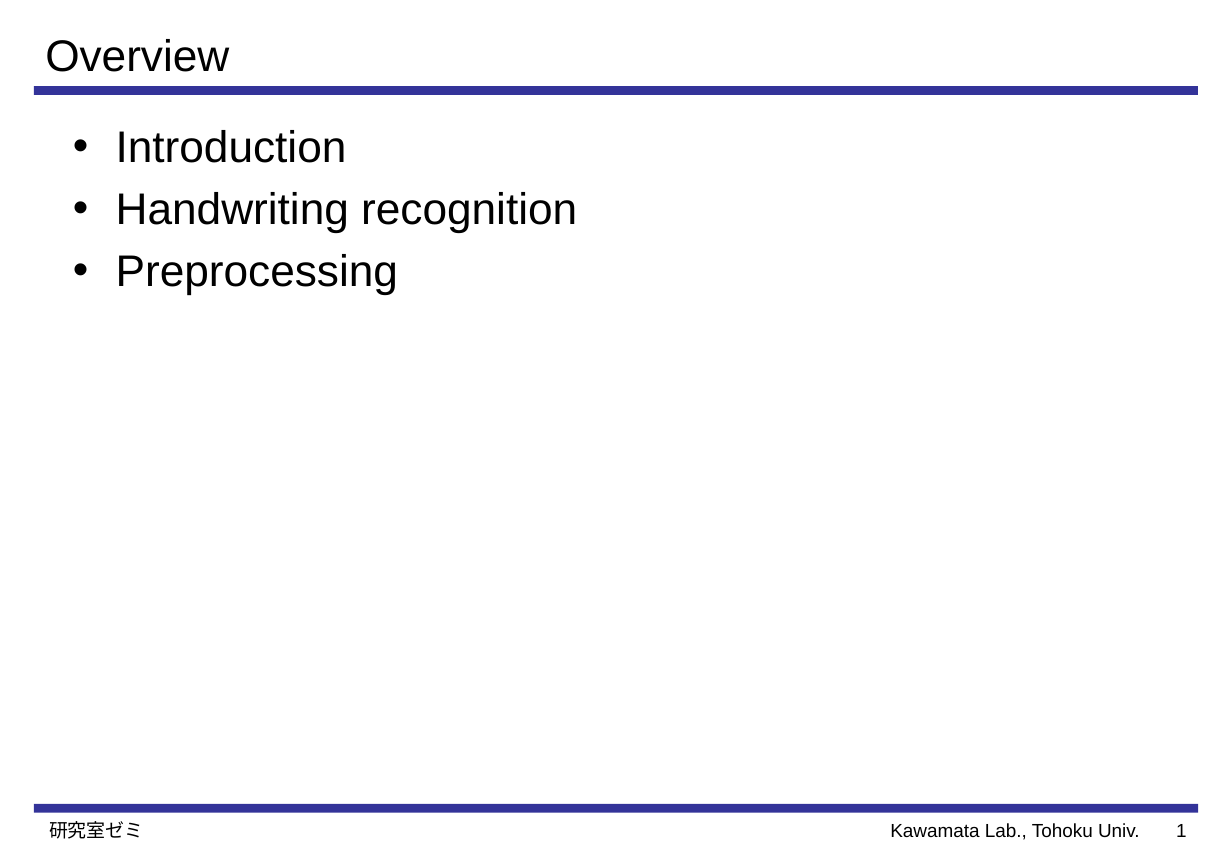
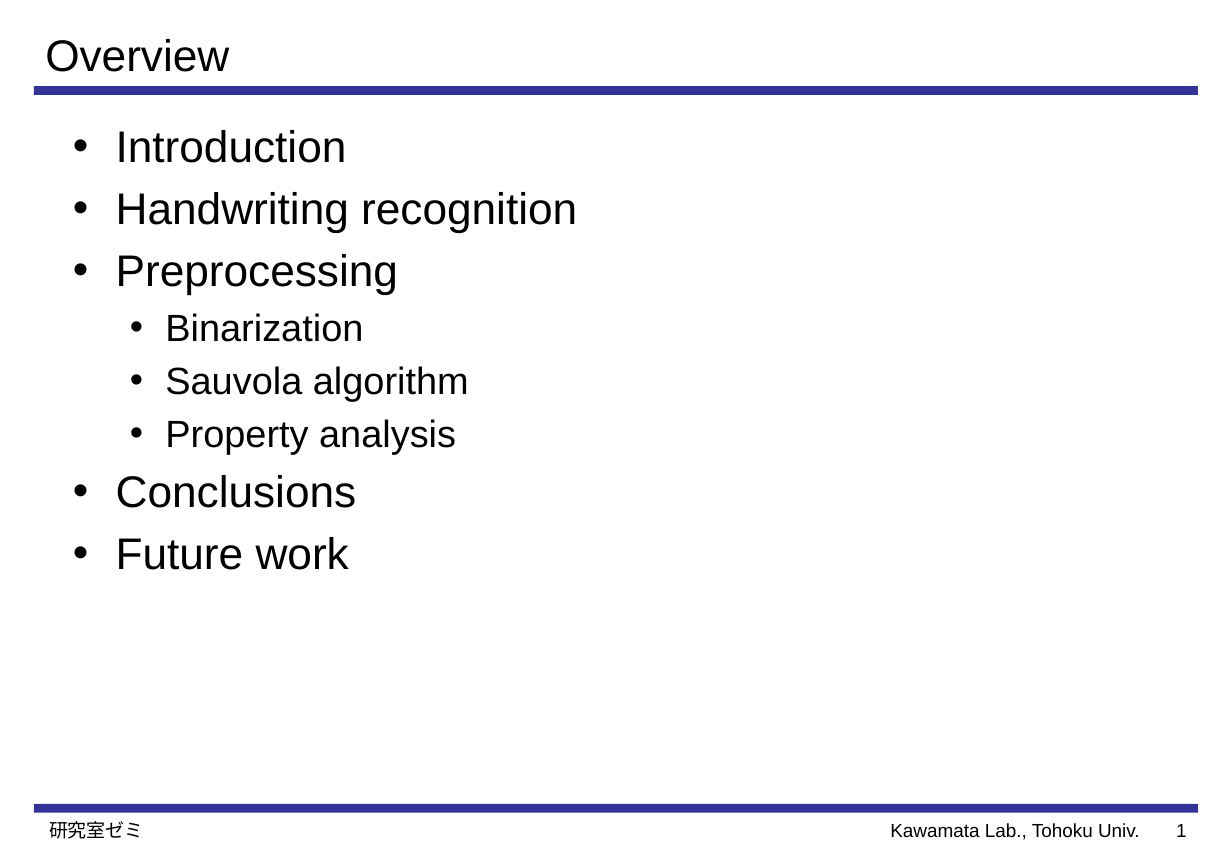
Before and after one commit to Perttu-/Handwriting-recognition, a slide deck: slide 2 of reports & presentations/Preprocessing and Feature Extraction for.pptx. Drawn at 1232x853 pixels with LibreOffice and Linux fonts; fonts in the diff are those of the drawing. Boxes give left, top, right and bottom in pixels: in the first picture for what was removed or moved away, otherwise in the second. Text is boxed around its words. In the diff, an @@ line names an element or a change of style, - is before the commit and + after.

```diff
--- a/reports & presentations/Preprocessing and Feature Extraction for.pptx
+++ b/reports & presentations/Preprocessing and Feature Extraction for.pptx
@@ text at [116, 313, 469, 570]: paragraphs added @@
+  • Binarization
+  • Sauvola algorithm
+  • Property analysis
+• Conclusions
+• Future work
```
Also in this commit, not shown: 9 other slides changed, 12 slides added, 11 other files.
